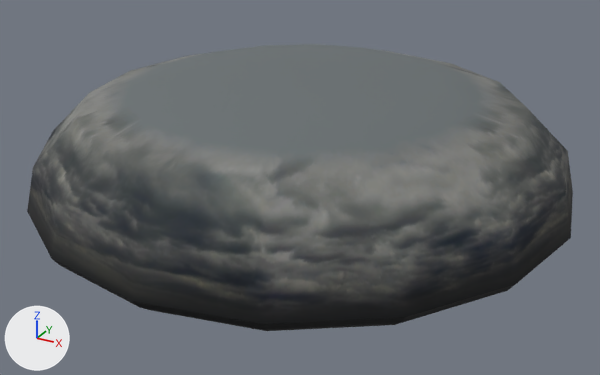
An edit to the glTF model Project/area/5 pirate storm/data/skybox/model/PSSky.gltf, drawn before and after from the same camera.
One viewpoint serves both versions: a 50 mm lens placed at (4185.0, -7666.0, 3530.0), pointed at (80.0, -202.0, -202.0). The axes (+X, +Y, +Z) are drawn at lower left. The lights are the same throughout.

Script lines for the objects in view, before the commit:
```python
mat_backing_clouds = bpy.data.materials.new('Backing Clouds')
mat_backing_clouds.use_nodes = True; mat_backing_clouds.node_tree.nodes.clear()
_N = mat_backing_clouds.node_tree.nodes; _L = mat_backing_clouds.node_tree.links
n0 = _N.new('ShaderNodeBsdfPrincipled'); n0.name = 'Principled BSDF'
n0.inputs[2].default_value = 1.0  # 'Roughness'
n1 = _N.new('ShaderNodeOutputMaterial'); n1.name = 'Material Output'
n2 = _N.new('ShaderNodeMix'); n2.name = 'Mix'
n2.data_type = 'RGBA'
n2.blend_type = 'MULTIPLY'
n2.inputs[0].default_value = 1.0  # 'Factor'
n3 = _N.new('ShaderNodeVertexColor'); n3.name = 'Color Attribute'
n4 = _N.new('ShaderNodeTexImage'); n4.name = 'Image Texture'
n4.image = img_backing_clouds_base
_L.new(n0.outputs[0], n1.inputs[0])  # 'BSDF' to 'Surface'
_L.new(n2.outputs[2], n0.inputs[0])  # 'Result' to 'Base Color'
_L.new(n3.outputs[0], n2.inputs[7])  # 'Color' to 'B'
_L.new(n4.outputs[0], n2.inputs[6])  # 'Color' to 'A'
me_backingcloudsmesh = bpy.data.meshes.new('BackingCloudsMesh')
me_backingcloudsmesh.from_pydata(...)  # 65 vertices, 112 faces; spans x -2999.0..3001.0, y -3007.0..2993.0, z -200.0..1050.0
me_backingcloudsmesh.materials.append(mat_backing_clouds)
me_basemesh = bpy.data.meshes.new('BaseMesh')
me_basemesh.from_pydata(...)  # 97 vertices, 176 faces; spans x -2999.0..3001.0, y -3007.0..2993.0, z -500.0..-200.0
me_basemesh.materials.append(mat_skybox_textureless)
ob_backingcloudsmesh = bpy.data.objects.new('BackingCloudsMesh', me_backingcloudsmesh)
ob_backingcloudsmesh.location = (0.0, 0.0, 0.0)
ob_basemesh = bpy.data.objects.new('BaseMesh', me_basemesh)
ob_basemesh.location = (0.0, 0.0, 0.0)
```
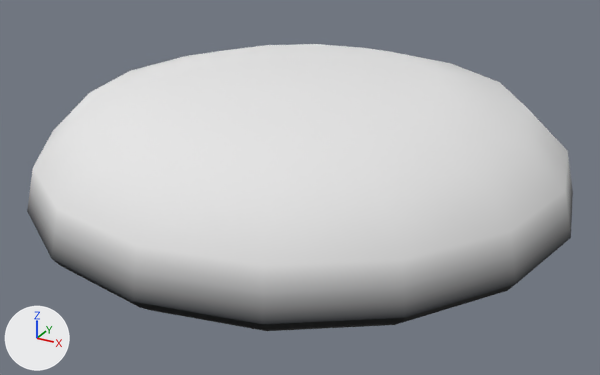
Boxes (x1, y1, x2, y2) around the edits, measured in the pictures (600 x 375 px):
```json
{"object": "BackingCloudsMesh", "change": "surface changed", "before": [27, 44, 573, 324], "after": [27, 44, 573, 324], "on screen": "grey to white"}
```

Edits to the scene script, one JSON object a line:
```json
{"block": "mat_backing_clouds", "where": "n2 = _N.new('ShaderNodeMix'); n2.name = 'Mix'"}
{"op": "add", "block": "mat_backing_clouds", "code": "n2.inputs[7].default_value = (0.8, 0.8, 0.8, 1.0)  # 'B', white #e7e7e7"}
{"op": "remove", "block": "mat_backing_clouds", "code": "n4 = _N.new('ShaderNodeTexImage'); n4.name = 'Image Texture'"}
{"op": "remove", "block": "mat_backing_clouds", "code": "n4.image = img_backing_clouds_base"}
{"block": "mat_backing_clouds", "where": "n3 = _N.new('ShaderNodeVertexColor'); n3.name = 'Color Attribute'"}
{"op": "remove", "block": "mat_backing_clouds", "code": "_L.new(n3.outputs[0], n2.inputs[7])  # 'Color' to 'B'"}
{"op": "remove", "block": "mat_backing_clouds", "code": "_L.new(n4.outputs[0], n2.inputs[6])  # 'Color' to 'A'"}
{"op": "add", "block": "mat_backing_clouds", "code": "_L.new(n3.outputs[0], n2.inputs[6])  # 'Color' to 'A'"}
```
